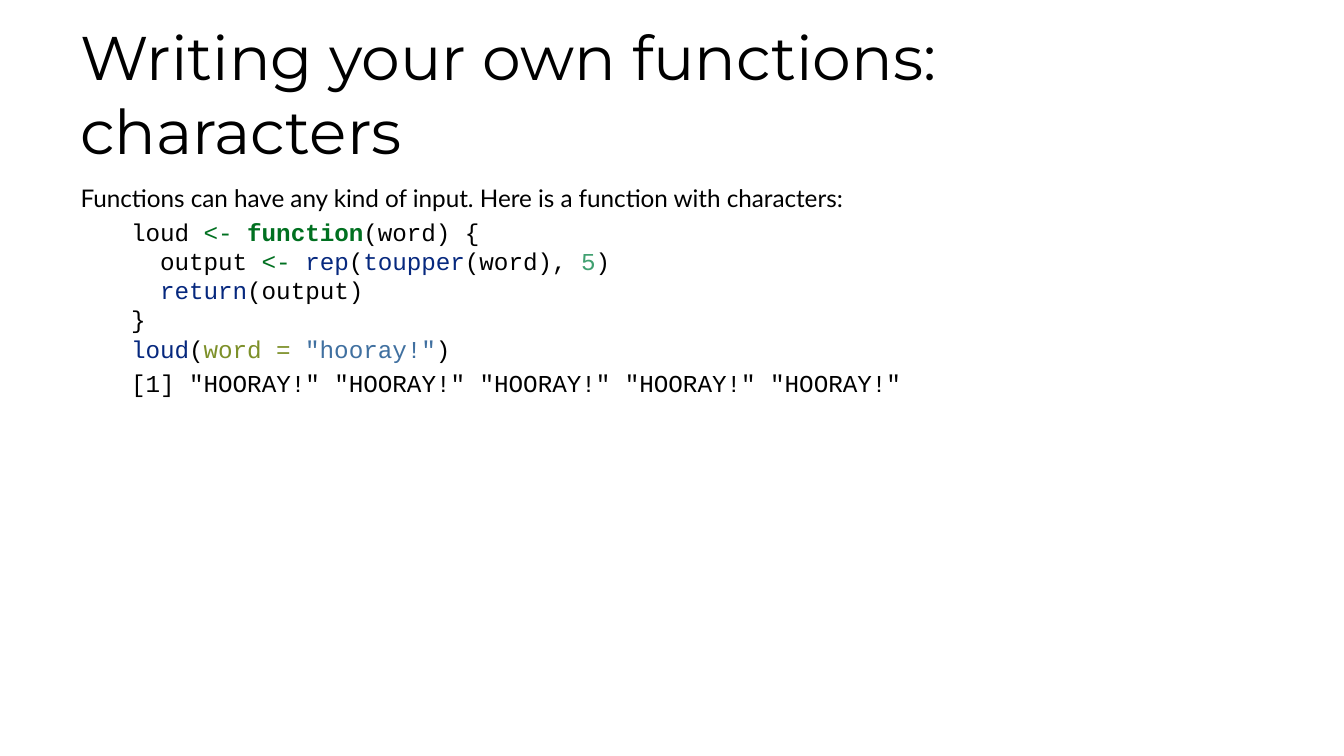
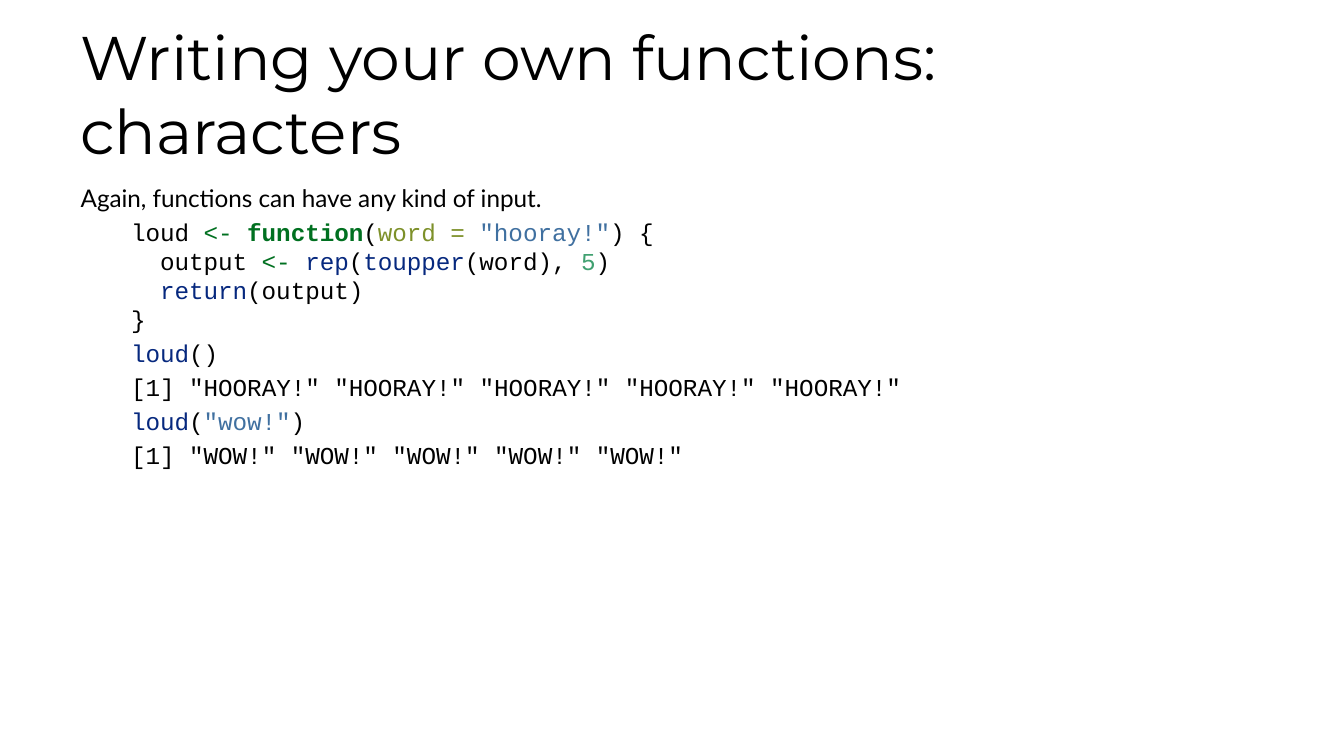
Before and after one commit to fhdsl/DaSEH, a slide deck: slide 13 of modules/Functions/Functions.pptx (slide 12 before the commit). Drawn at 1344x756 pixels with LibreOffice and Linux fonts; fonts in the diff are those of the drawing. Boxes give left, top, right and bottom in pixels: in the first picture for what was removed or moved away, otherwise in the second. Text is boxed around its words. In the diff, an @@ line names an element or a change of style, - is before the commit and + after.

```diff
--- a/modules/Functions/Functions.pptx
+++ b/modules/Functions/Functions.pptx
@@ text at [81,189,624,367]: text changed @@
-Functions can have any kind of input. Here is a function with characters:
-loud <- function(word) {
-output <- rep(toupper(word), 5)
-return(output)
-}
-loud(word = "hooray!")
+Again, functions can have any kind of input.
+loud <- function(word = "hooray!") {
+output <- rep(toupper(word), 5)
+return(output)
+}
+loud()
@@ text at [131,413,683,469]: paragraphs added @@
+loud("wow!")
+[1] "WOW!" "WOW!" "WOW!" "WOW!" "WOW!"
```
Also in this commit, not shown: 9 other slides changed, 10 slides added, 4 slides removed, 8 other files.
